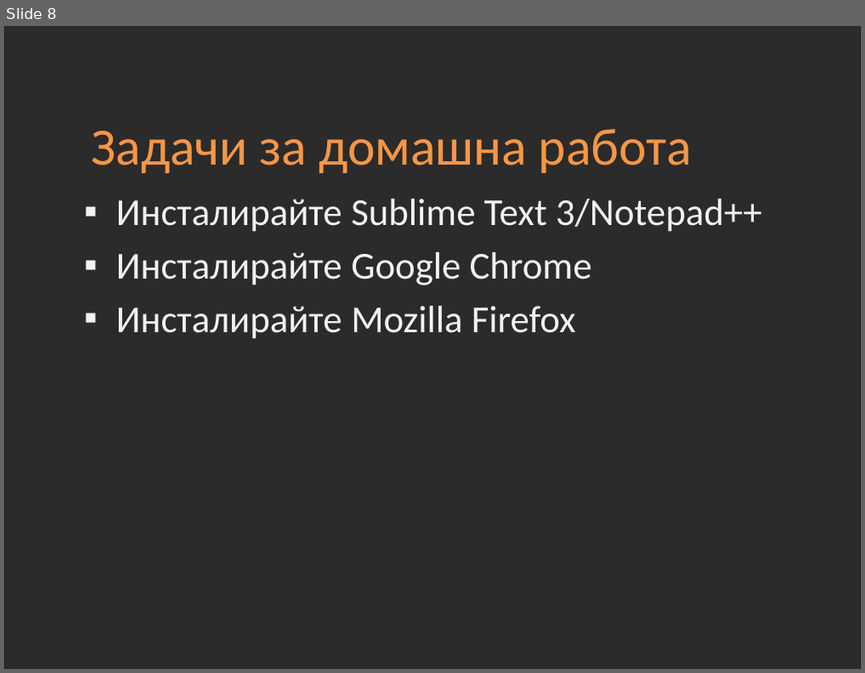
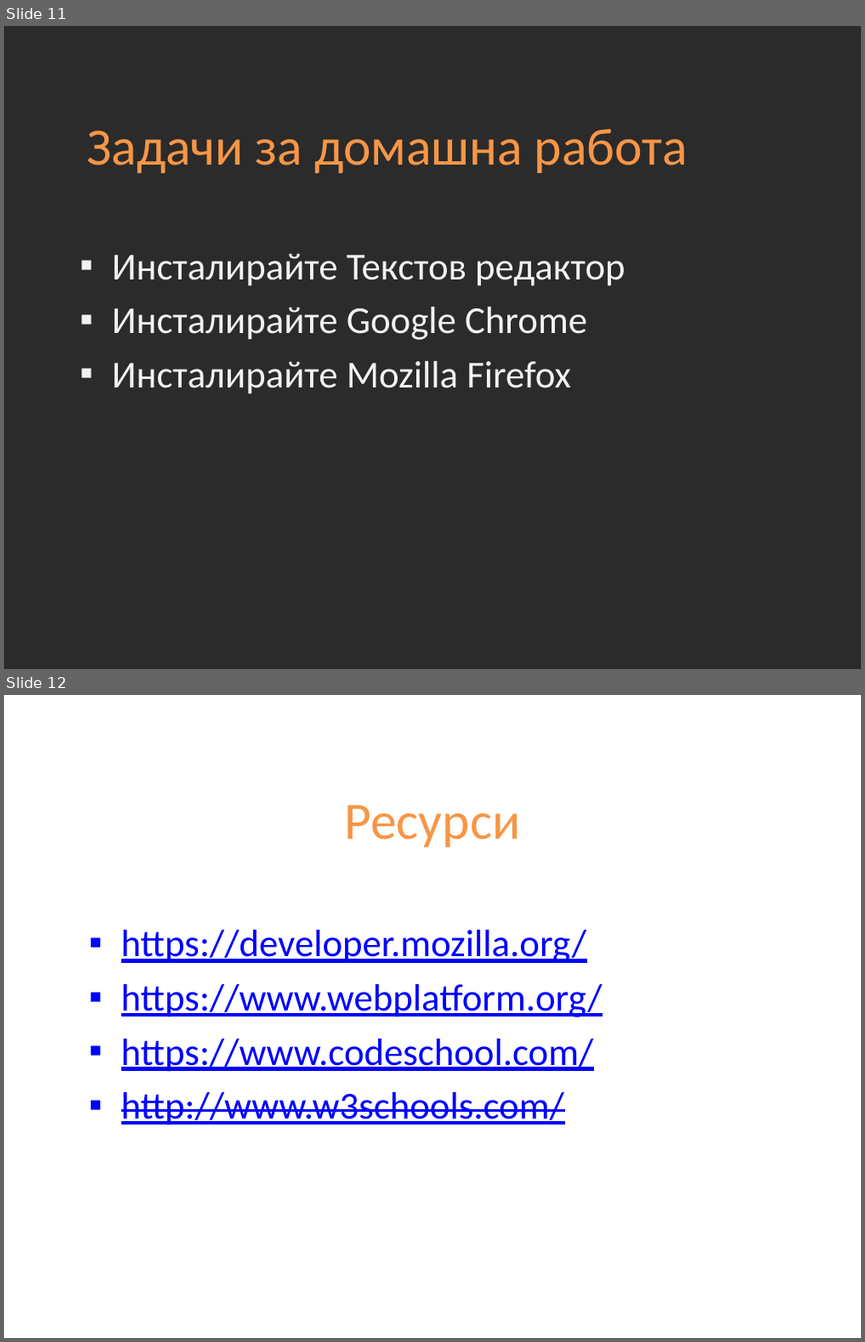
Before and after one commit to Academy-Soft-Intellect/Front-End-Course, a slide deck: 01-Introduction-into-Development.pptx. Shown one above the other, each under a label of ours: slide 8 before the commit, slides 11 and 12 after it. The pictures are 865x673 and 865x1342 pixels, drawn with LibreOffice and Linux fonts; fonts in the diff are those of the drawing; background and template pictures are left out; a plain dark background stands for a picture behind light text. Boxes give left, top, right and bottom in pixels: in the first picture for what was removed or moved away, otherwise in the second. Text is boxed around its words. In the diff, an @@ line names an element or a change of style, - is before the commit and + after.

```diff
--- a/01-Introduction-into-Development.pptx
+++ b/01-Introduction-into-Development.pptx
@@ slide 12 added at bbox=[4, 695, 861, 1338], background picture (left out) @@
@@ title added at bbox=[344, 805, 520, 847], 44 pt, text #F79646 @@
+Ресурси
@@ text added at bbox=[121, 930, 602, 1125], 32 pt, text #0000FF, underline @@
+▪ https://developer.mozilla.org/
+▪ https://www.webplatform.org/
+▪ https://www.codeschool.com/
+▪ http://www.w3schools.com/
@@ what was slide 8 is now slide 11 @@
@@ slide 11 changed as well @@
@@ title "Задачи за домашна работа": place and size @@
-title "Задачи за домашна работа" at bbox=[91, 129, 692, 173]
+title "Задачи за домашна работа" at bbox=[86, 129, 687, 173]
@@ text at bbox=[112, 253, 624, 286]: text changed @@
-▪ Инсталирайте Sublime Text 3/Notepad++
+▪ Инсталирайте Текстов редактор
```
Also in this commit, not shown: 3 other slides changed, 5 other slides added, 2 slides removed, 5 other files.
